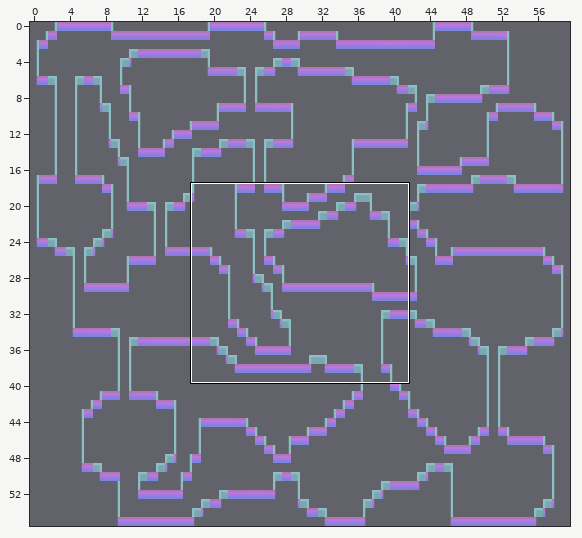
Tiled map -- Juego/assets/map/map_3/mapa_3.tmx. Above: a wide view before the commit, with the close-up outlined.
Close-up. Old version:
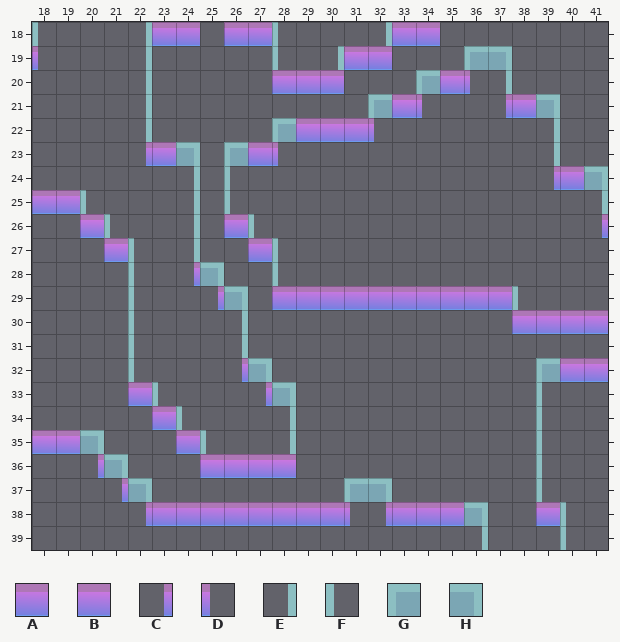
Cells are 32x32 px. Shown: x 18..41, y 18..39. The commit also changed other parts of the map, which this record leaves out. Tiles whose own drawing changed are shown in their newer look in all pictures.
Key: from "mapTiles": A 0, B 1, C 2, D 3; from "map_tiles3": E 10, F 11, G 12, H 13.
_ is an empty cell.
Layer "pared" before, first column x 18:
18 F___EAA_AAF___EAA_______
19 D___E_____F_EBA___GH____
20 ____E_____BBA___GBDE____
21 ____E_________GBD__CAH__
22 ____E_____GBBBD______E__
23 ____CAH_GAD__________E__
24 ______E_F____________CAH
25 AAF___E_F______________E
26 __BF__E_AF_____________C
27 ___BF_E__AF_____________
28 ____F_CH__F_____________
29 ____F__CH_AAAAAAAAAAF___
30 ____F___E___________BBBB
31 ____F___E_______________
32 ____F___CH___________GBB
33 ____AF___CH__________F__
34 _____AF___E__________F__
35 BBH___AF__E__________F__
36 __CH___BBBB__________F__
37 ___CH________GH______F__
38 ____CAAAAAAAADCAAAH__AF_
39 __________________E___F_
Now the later version:
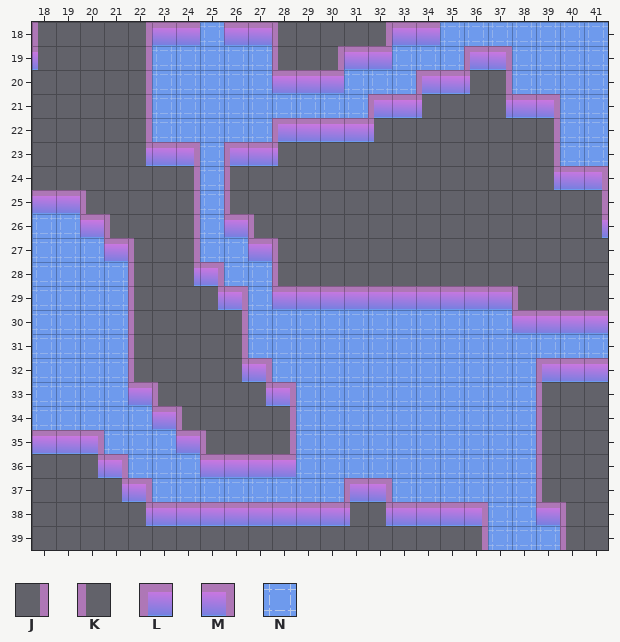
Further tiles: from "mapTiles": J 6, K 7, L 8, M 9, N 12.
Changes in this commit:
Changed rows in their new state; . is an unchanged cell.
Layer "suelo":
first column x 18:
18 .......N.........NNNNNNN
19 .....NNNNN.....NNN..NNNN
20 .....NNNNN...NNN....NNNN
21 .....NNNNNNNNN........NN
22 .....NNNNN............NN
23 .......N..............NN
24 .......N................
25 .......N................
26 NN.....N................
27 NNN....NN...............
28 NNNN....NN..............
29 NNNN.....N..............
30 NNNN.....NNNNNNNNNNN....
31 NNNN.....NNNNNNNNNNNNNNN
32 NNNN......NNNNNNNNNNN...
33 NNNN.......NNNNNNNNNN...
34 NNNNN......NNNNNNNNNN...
35 ...NNN.....NNNNNNNNNN...
36 ....NNN....NNNNNNNNNN...
37 .....NNNNNNNN..NNNNNN...
38 ...................NN...
39 ...................NNN..
Layer "pared":
first column x 18:
18 K...J.....K...J.........
19 ....J.....K.J.....LM....
20 ....J...........L..J....
21 ....J.........L......M..
22 ....J.....L..........J..
23 ......M.L............J..
24 ......J.K..............M
25 ..K...J.K..............J
26 ...K..J..K..............
27 ....K.J...K.............
28 ....K..M..K.............
29 ....K...M...........K...
30 ....K...J...............
31 ....K...J...............
32 ....K....M...........L..
33 .....K....M..........K..
34 ......K...J..........K..
35 ..M....K..J..........K..
36 ...M.................K..
37 ....M........LM......K..
38 ..................M...K.
39 ..................J...K.
Where, in picture pixels (left, top, right, bottom), the same in both close-ups:
changed: (32, 22, 608, 550)
